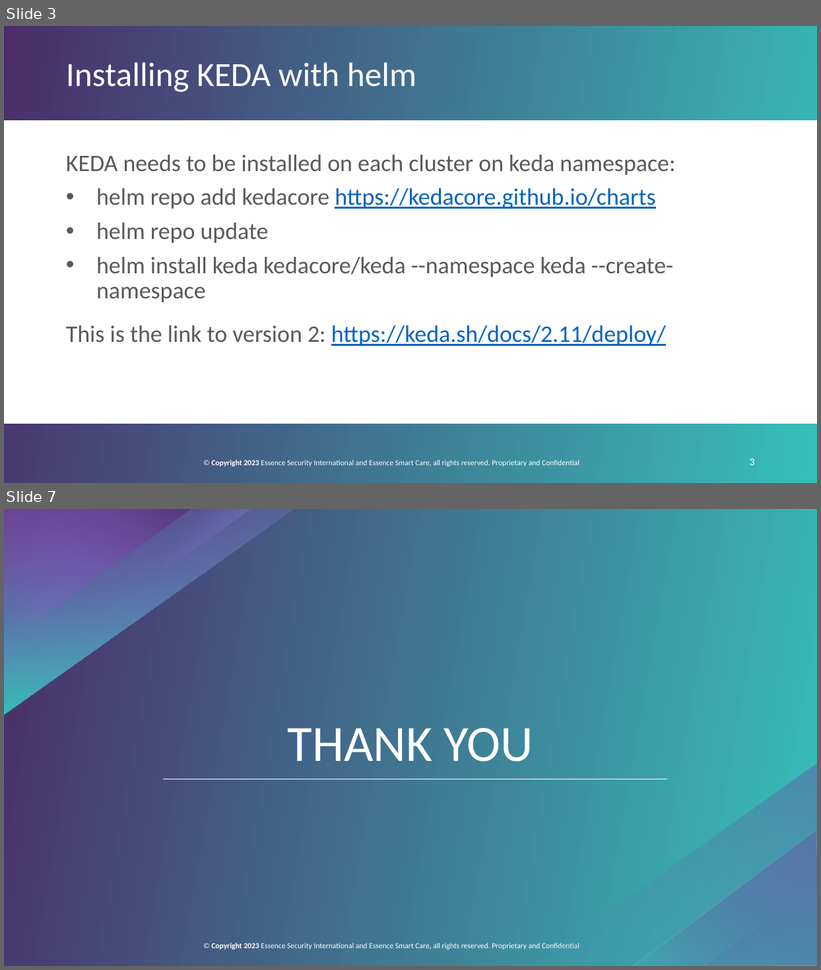
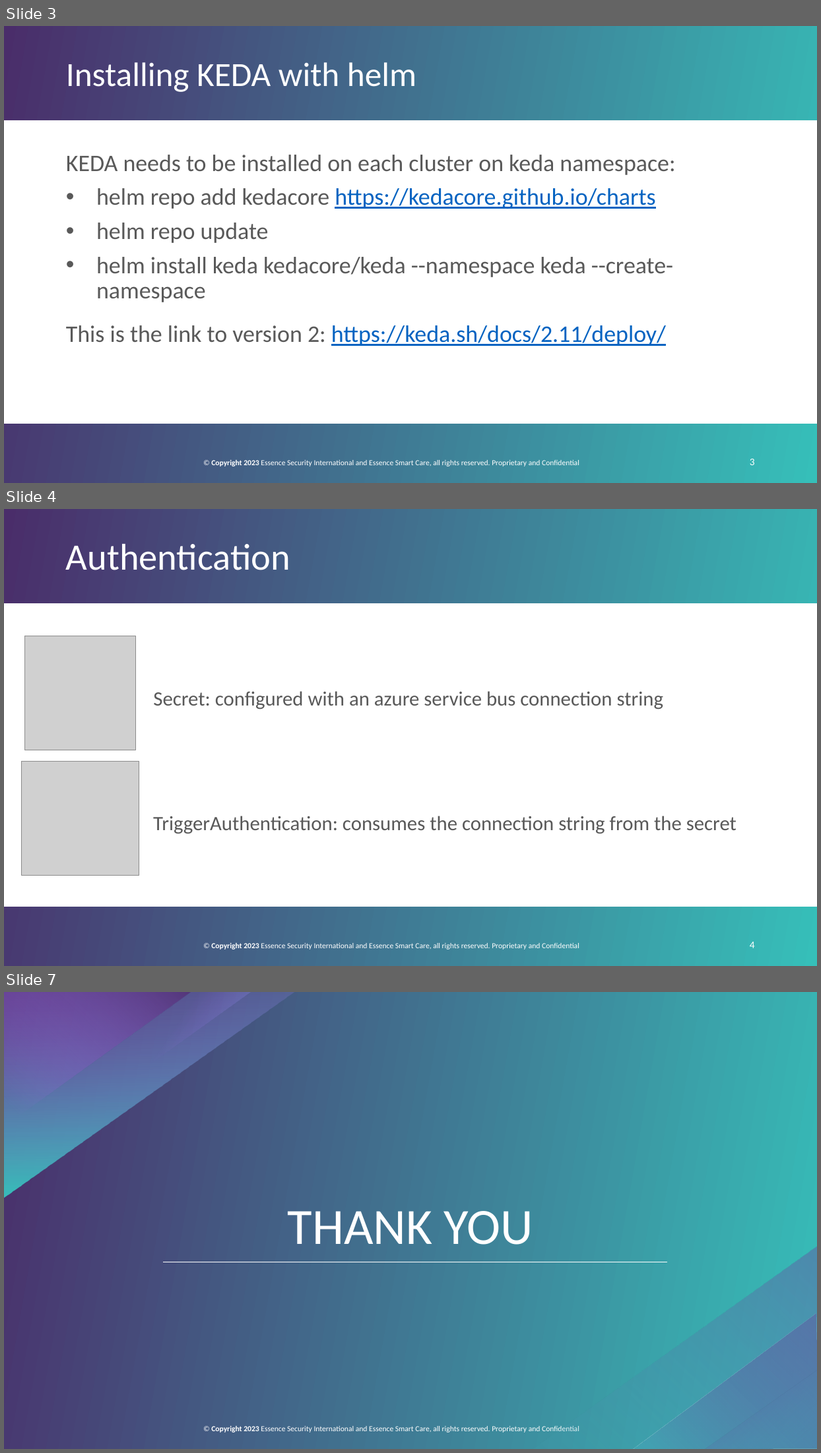
Before and after one commit to GoddessDianaPub/keda-azure-service_bus-key_vault, a slide deck: keda.pptx. Shown one above the other, each under a label of ours: slides 3 and 7 before the commit, slides 3, 4 and 7 after it; the slides between them are not shown. The pictures are 821x970 and 821x1453 pixels, drawn with LibreOffice and Linux fonts; fonts in the diff are those of the drawing; grey boxes stand for pictures; background and template pictures are left out. Boxes give left, top, right and bottom in pixels: in the first picture for what was removed or moved away, otherwise in the second. Text is boxed around its words. In the diff, an @@ line names an element or a change of style, - is before the commit and + after.

```diff
--- a/keda.pptx
+++ b/keda.pptx
@@ slide 4 added at (4,509,817,966), background #FFFFFF; not listed: 4 template elements that a slide beside it also shows @@
@@ title added at (66,544,290,570), 44 pt, text #FFFFFF @@
+Authentication
@@ picture added at (24,636,136,750) @@
@@ text added at (153,691,663,710), 24 pt, text #595959 @@
+Secret: configured with an azure service bus connection string
@@ picture added at (21,762,139,875) @@
@@ text added at (153,816,737,834), 24 pt, text #595959 @@
+TriggerAuthentication: consumes the connection string from the secret
```
Also in this commit, not shown: 1 slide changed, 1 other slide added, 2 slides removed.
